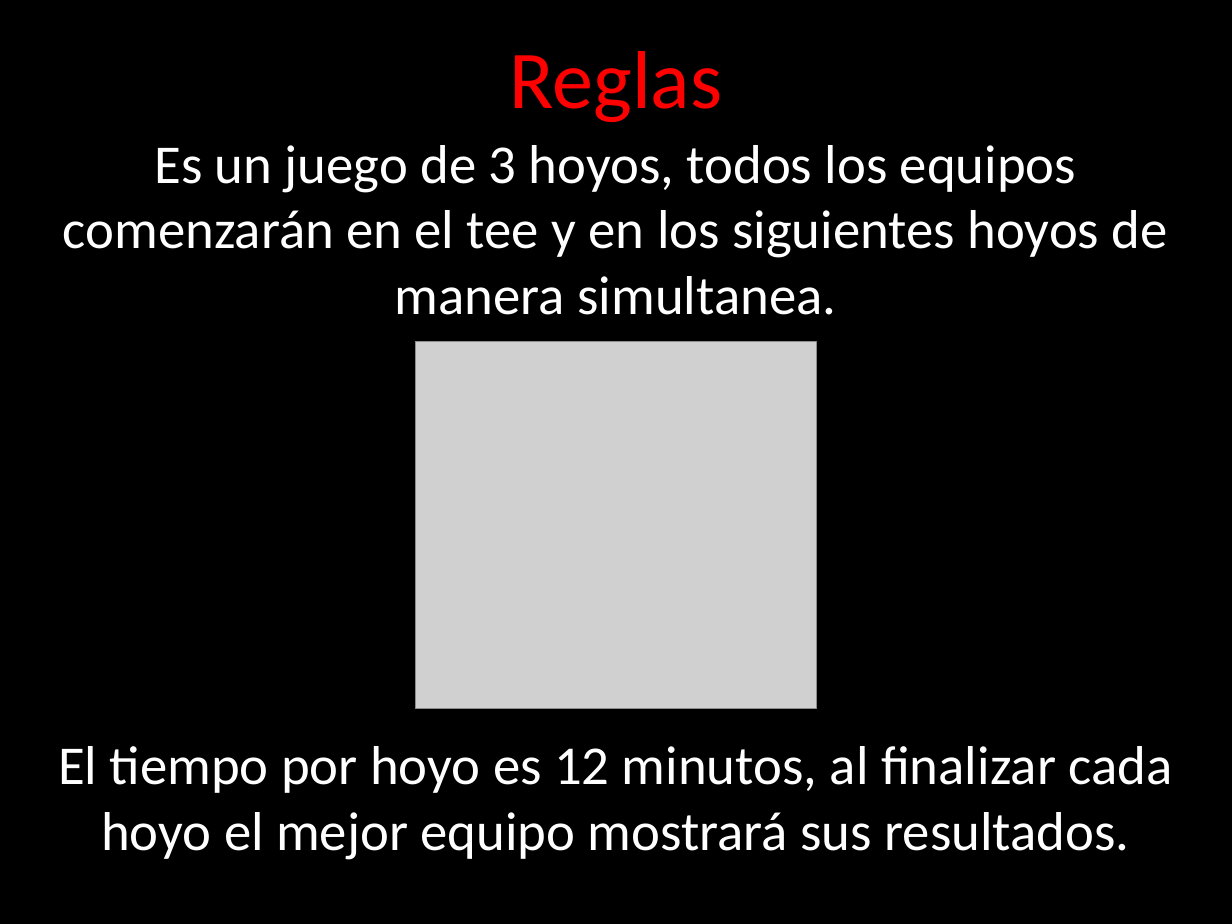
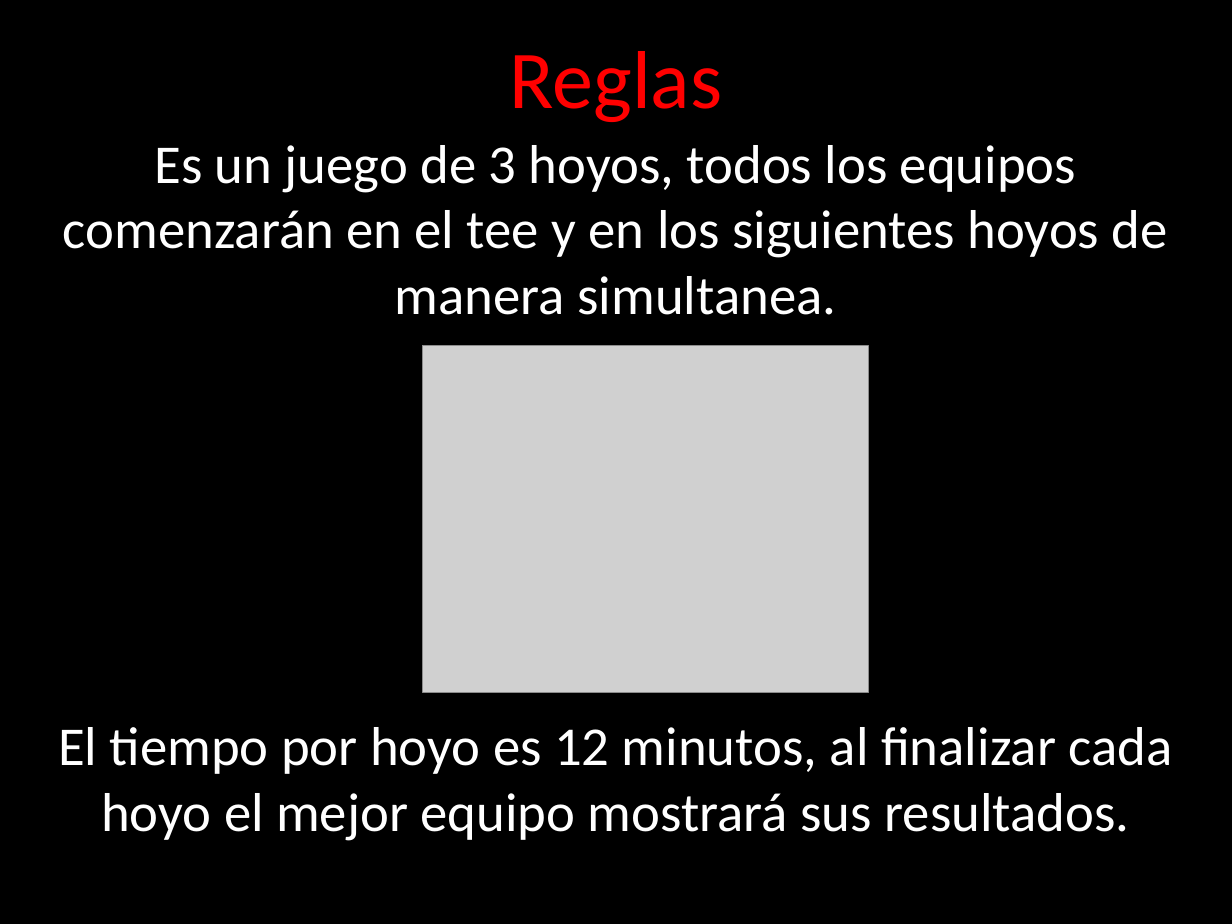
Before and after one commit to angelnunezsalazar/Refactoring-Golf, a slide deck: slide 16 of ppt/Diapositivas.pptx. Drawn at 1232x924 pixels with LibreOffice and Linux fonts; fonts in the diff are those of the drawing; grey boxes stand for pictures; background and template pictures are left out. Boxes give left, top, right and bottom in pixels: in the first picture for what was removed or moved away, otherwise in the second. Text is boxed around its words. In the diff, an @@ line names an element or a change of style, - is before the commit and + after.

```diff
--- a/ppt/Diapositivas.pptx
+++ b/ppt/Diapositivas.pptx
@@ picture: place and size @@
-picture at (415, 341, 817, 708)
+picture at (423, 346, 869, 694)
@@ text "El tiempo por hoyo es ...": place and size @@
-text "El tiempo por hoyo es ..." at (58, 746, 1173, 860)
+text "El tiempo por hoyo es ..." at (58, 727, 1173, 841)
```
Also in this commit, not shown: 6 other slides changed, 52 other files.
